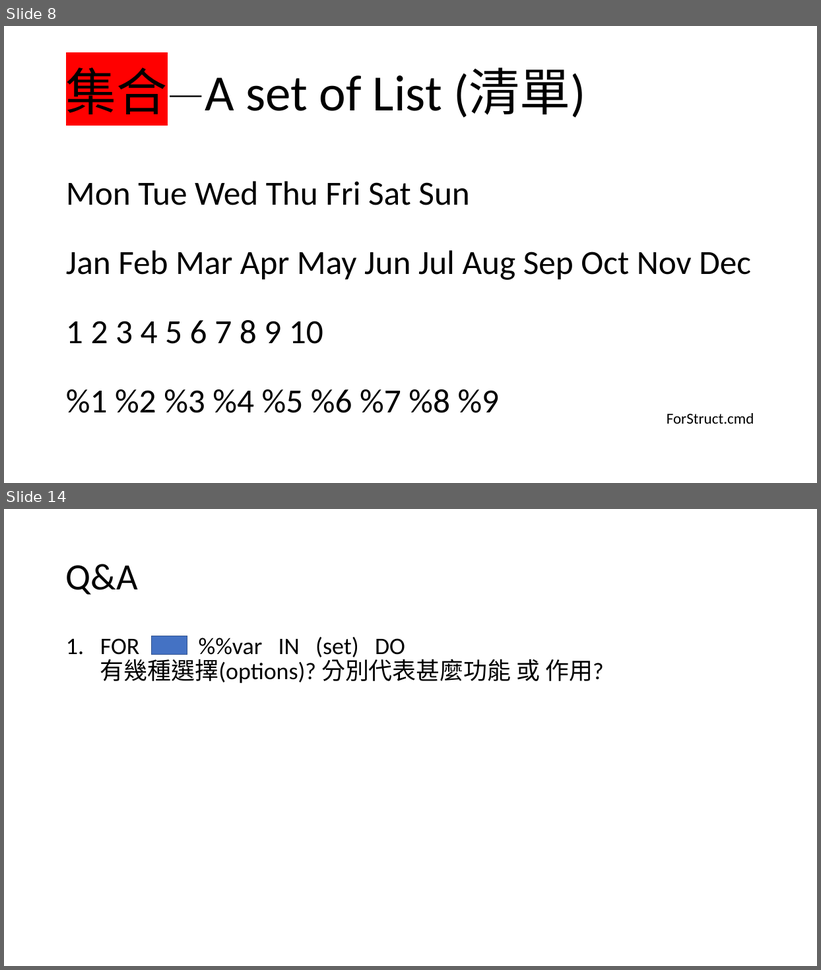
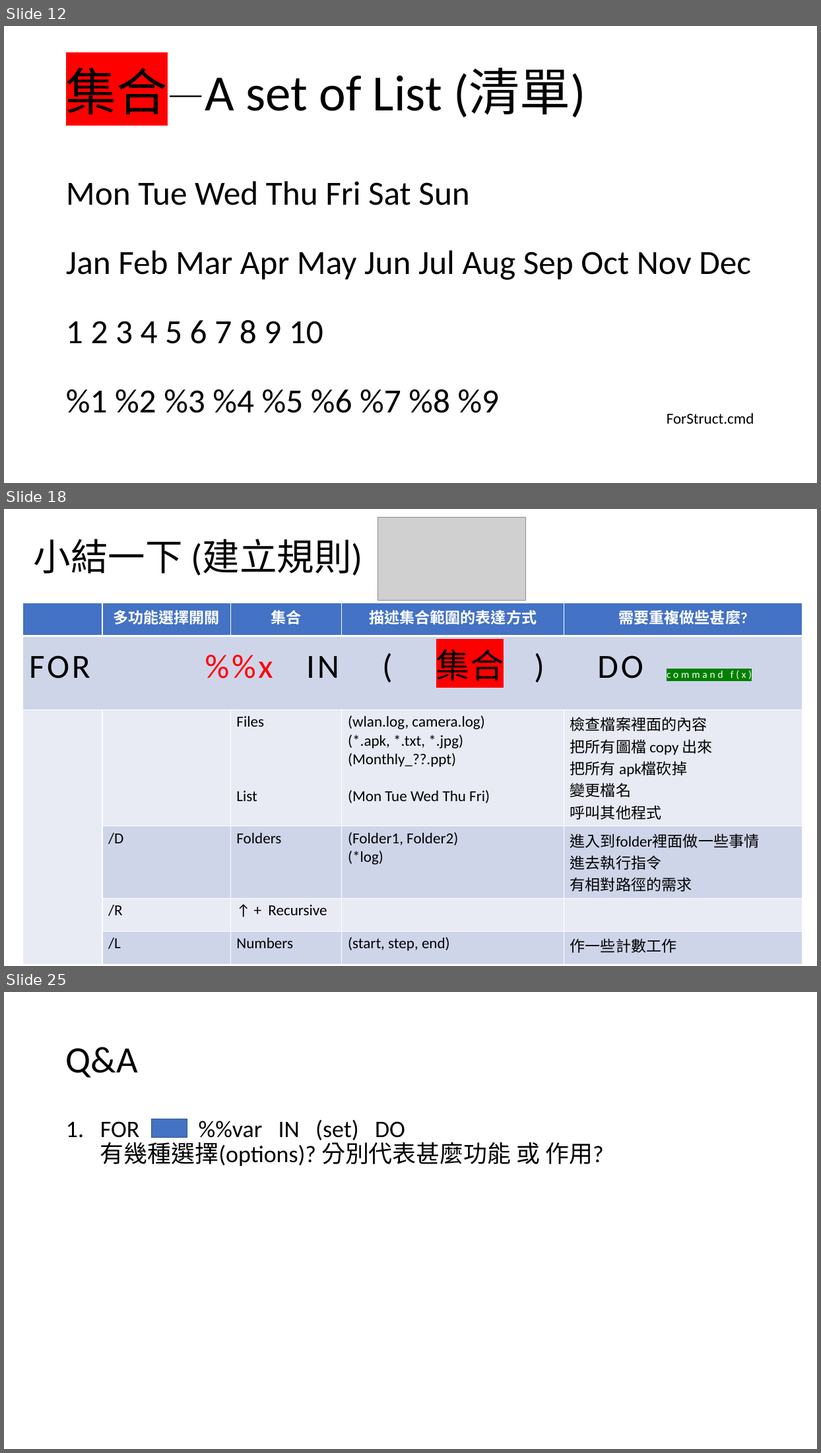
Before and after one commit to bentonglove/DosBatch, a slide deck: Dos Batch Script_Training_2022_Jul.pptx. Shown one above the other, each under a label of ours: slides 8 and 14 before the commit, slides 12, 18 and 25 after it; the slides between them are not shown. The pictures are 821x970 and 821x1453 pixels, drawn with LibreOffice and Linux fonts; fonts in the diff are those of the drawing; grey boxes stand for pictures. Boxes give left, top, right and bottom in pixels: in the first picture for what was removed or moved away, otherwise in the second. Text is boxed around its words. In the diff, an @@ line names an element or a change of style, - is before the commit and + after.

```diff
--- a/Dos Batch Script_Training_2022_Jul.pptx
+++ b/Dos Batch Script_Training_2022_Jul.pptx
@@ slide 18 added at (x1=4, y1=509, x2=817, y2=966), background #FFFFFF @@
@@ picture added at (x1=378, y1=517, x2=526, y2=601) @@
@@ title added at (x1=34, y1=539, x2=363, y2=576), 44 pt, text #000000 @@
+小結一下 (建立規則)
@@ table added at (x1=23, y1=603, x2=803, y2=956), 6 rows, 5 columns @@
+ | 多功能選擇開關 | 集合 | 描述集合範圍的表達方式 | 需要重複做些甚麼?
+FOR %%x IN ( 集合 ) DO command f(x) |  |  |  | 
+ |  | Files / List | (wlan.log, camera.log) (*.apk, *.txt, *.jpg) / (Monthly_??.ppt) / (Mon Tue Wed Thu Fri) | 檢查檔案裡面的內容 / 把所有圖檔 copy 出來 / 把所有 apk檔砍掉 / 變更檔名 / 呼叫其他程式
+ | /D | Folders | (Folder1, Folder2) (*log) | 進入到folder裡面做一些事情 / 進去執行指令 / 有相對路徑的需求
+ | /R | ↑ + Recursive |  | 
+ | /L | Numbers | (start, step, end) | 作一些計數工作
@@ what was slide 8 is now slide 12 @@
@@ what was slide 14 is now slide 25 @@
```
Also in this commit, not shown: 5 slides changed, 12 other slides added, 2 slides removed.
